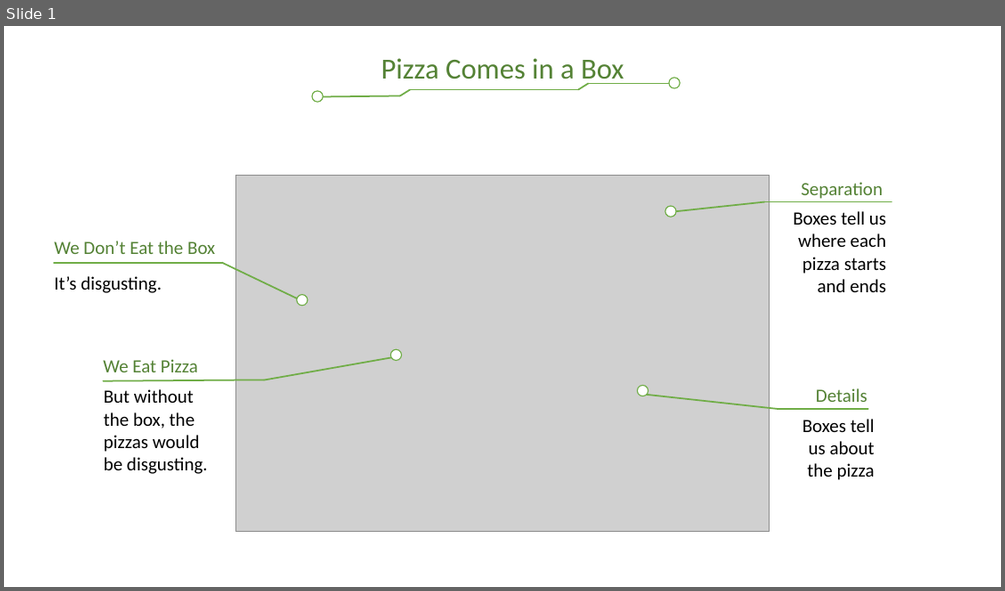
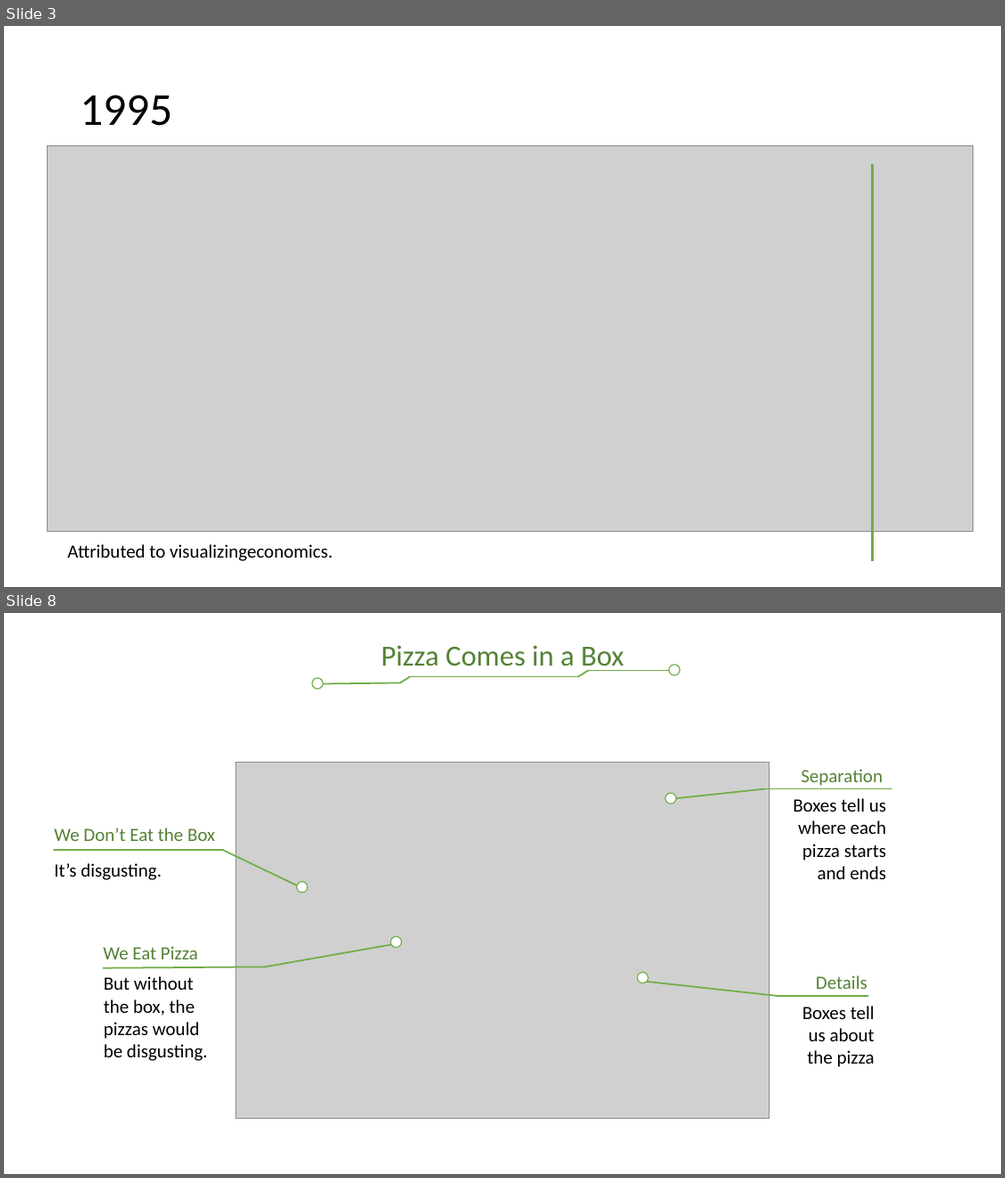
Before and after one commit to CS3550/Fall2020, a slide deck: Network Parts and Terms.pptx. Shown one above the other, each under a label of ours: slide 1 before the commit, slides 3 and 8 after it; the slides between them are not shown. The pictures are 1005x591 and 1005x1178 pixels, drawn with LibreOffice and Linux fonts; fonts in the diff are those of the drawing; grey boxes stand for pictures; background and template pictures are left out. Boxes give left, top, right and bottom in pixels: in the first picture for what was removed or moved away, otherwise in the second. Text is boxed around its words. In the diff, an @@ line names an element or a change of style, - is before the commit and + after.

```diff
--- a/Network Parts and Terms.pptx
+++ b/Network Parts and Terms.pptx
@@ slide 3 added at bbox=[4, 26, 1001, 587], background #FFFFFF @@
@@ title added at bbox=[80, 95, 172, 126], 44 pt, text #000000 @@
+1995
@@ picture added at bbox=[47, 145, 972, 532] @@
@@ line added from (872, 164) to (872, 561), #70AD47 2.25 pt @@
@@ text added at bbox=[67, 544, 332, 561], 18 pt, text #000000 @@
+Attributed to visualizingeconomics.
@@ what was slide 1 is now slide 8 @@
```
Also in this commit, not shown: 6 other slides added.
